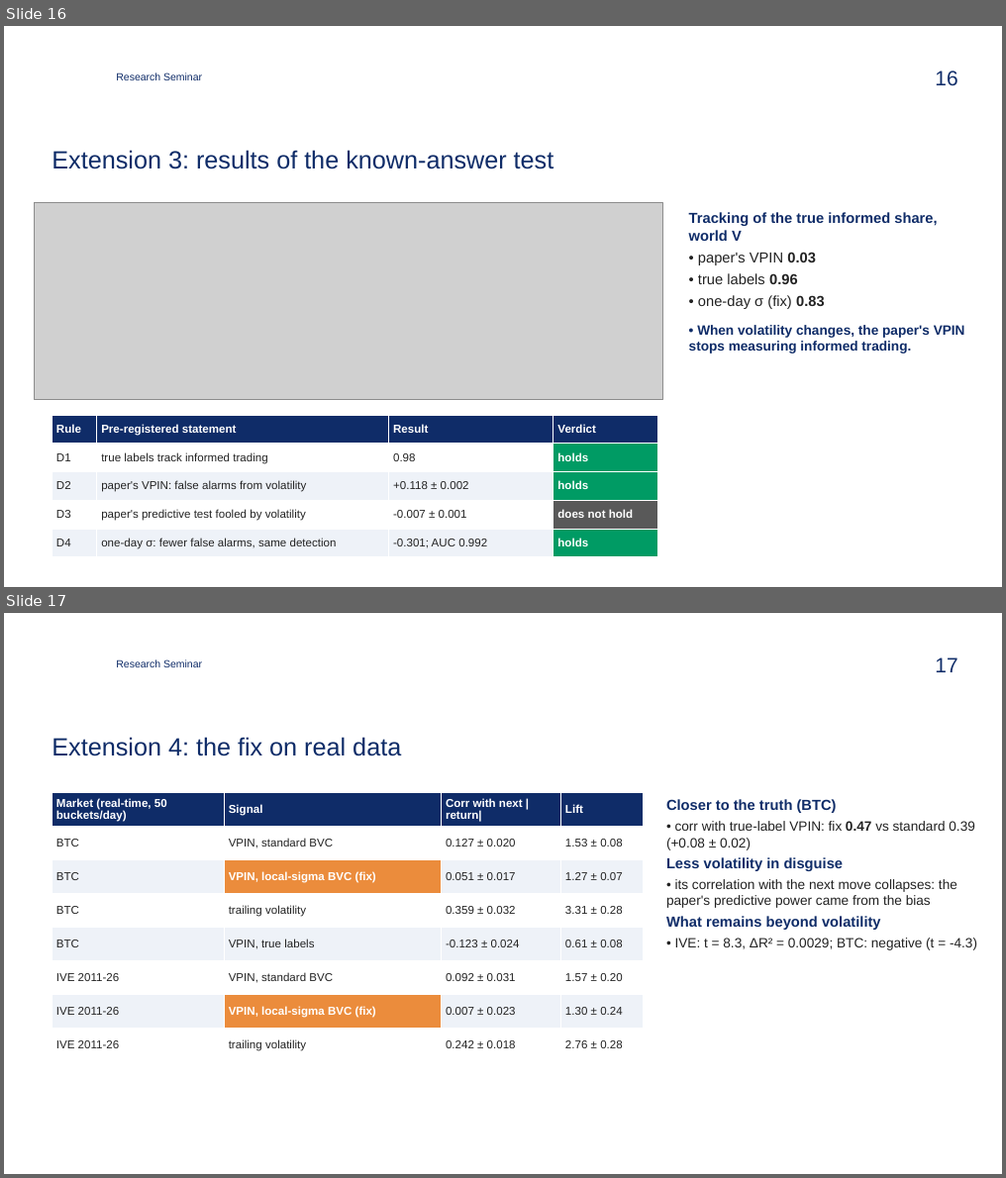
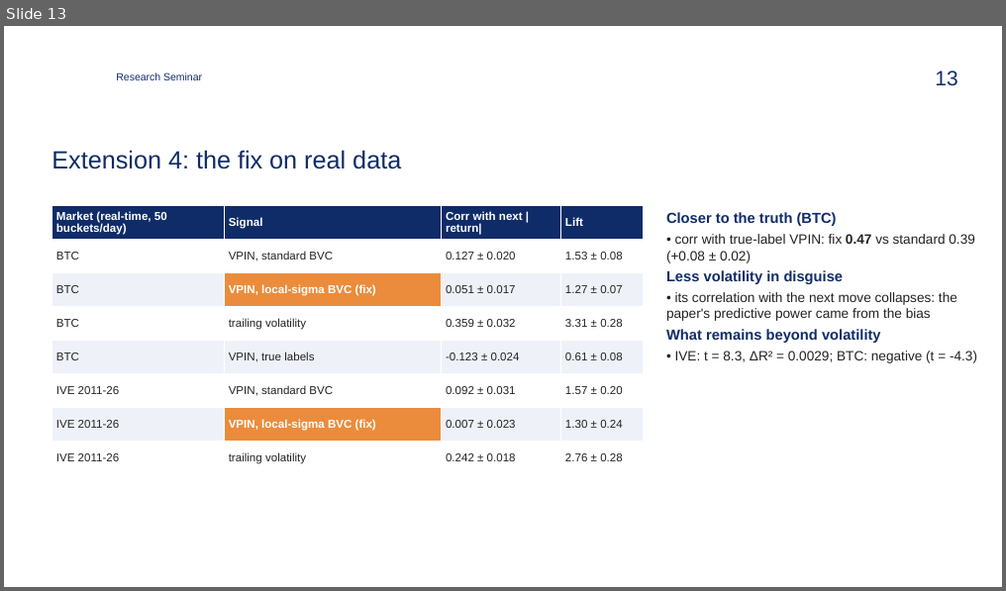
Before and after one commit to zavaz5/flow-toxicity-vpin, a slide deck: docs/presentation.pptx. Shown one above the other, each under a label of ours: slides 16 and 17 before the commit, slide 13 after it. The pictures are 1006x1178 and 1006x591 pixels, drawn with LibreOffice and Linux fonts; fonts in the diff are those of the drawing; grey boxes stand for pictures; background and template pictures are left out. Boxes give left, top, right and bottom in pixels: in the first picture for what was removed or moved away, otherwise in the second. Text is boxed around its words. In the diff, an @@ line names an element or a change of style, - is before the commit and + after.

```diff
--- a/docs/presentation.pptx
+++ b/docs/presentation.pptx
@@ slide 16 removed at <box>4,26,1002,587</box>, background #FFFFFF; not listed: 1 template element that a slide beside it also shows @@
@@ text removed at <box>116,73,202,80</box> @@
-Research Seminar
@@ title removed at <box>52,150,554,170</box> @@
-Extension 3: results of the known-answer test
@@ picture removed at <box>34,202,662,399</box> @@
@@ text removed at <box>689,212,965,354</box> @@
-Tracking of the true informed share, world V
-• paper's VPIN 0.03
-• true labels 0.96
-• one-day σ (fix) 0.83
-• When volatility changes, the paper's VPIN stops measuring informed trading.
@@ table removed at <box>52,415,658,558</box>, 5 rows, 4 columns @@
-Rule | Pre-registered statement | Result | Verdict
-D1 | true labels track informed trading | 0.98 | holds
-D2 | paper's VPIN: false alarms from volatility | +0.118 ± 0.002 | holds
-D3 | paper's predictive test fooled by volatility | -0.007 ± 0.001 | does not hold
-D4 | one-day σ: fewer false alarms, same detection | -0.301; AUC 0.992 | holds
@@ what was slide 17 is now slide 13 @@
@@ page number at <box>935,71,957,85</box>: text changed @@
-17
+13
```
Also in this commit, not shown: 6 slides changed, 1 slide added, 2 other slides removed, 4 other files.
